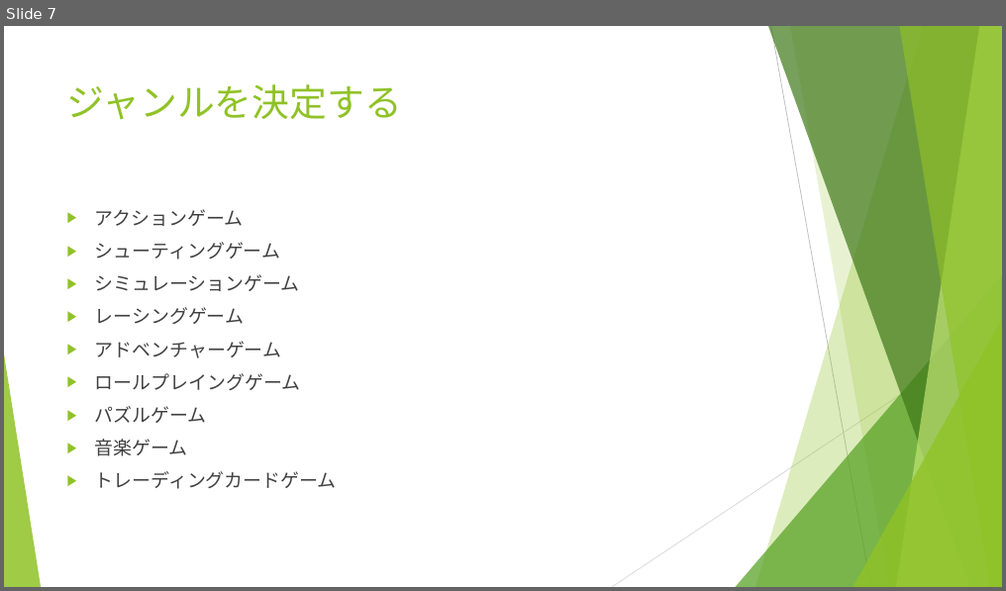
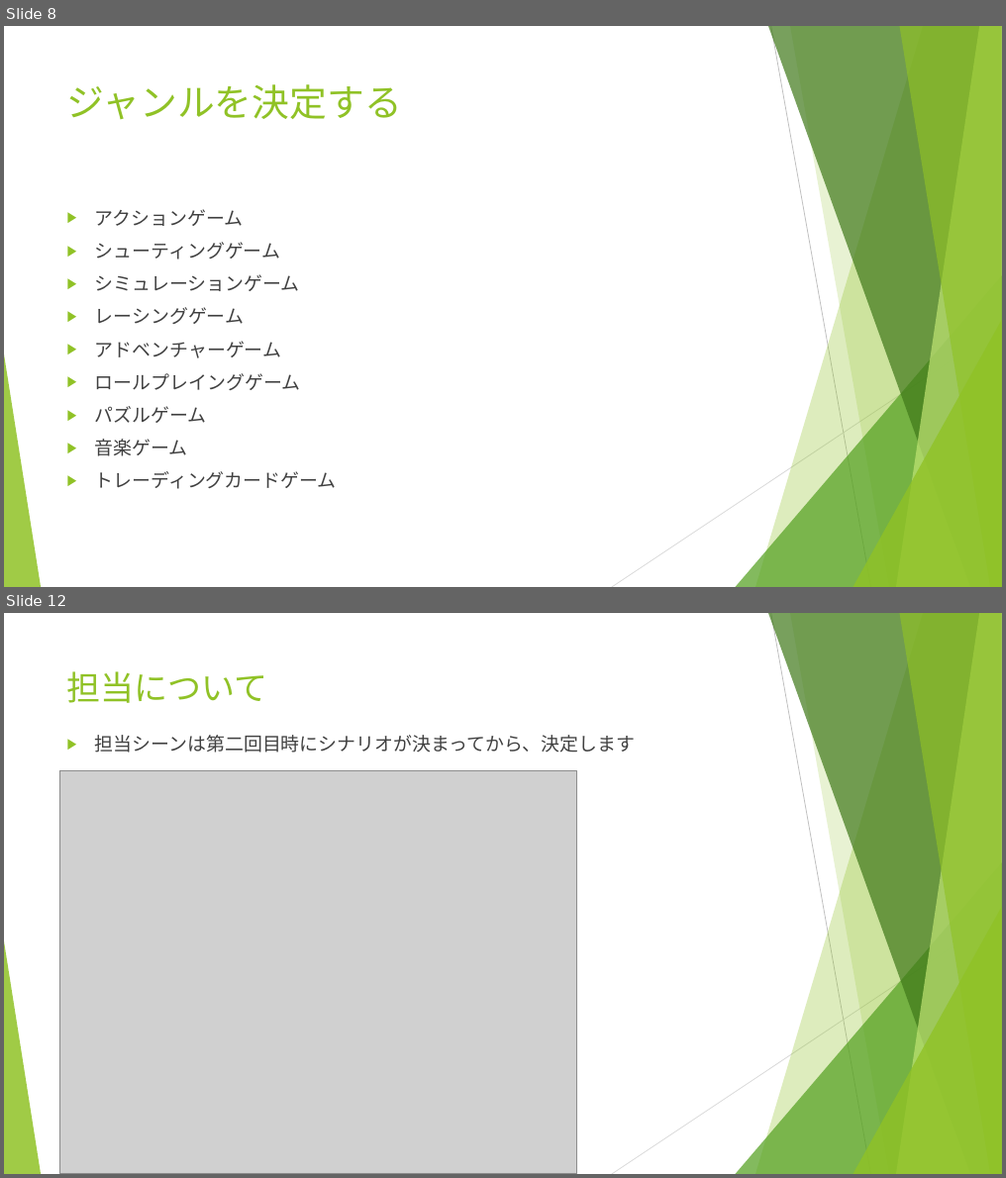
Before and after one commit to hirane/gameTraining, a slide deck: 99_研修資料/第一回/研修資料.pptx. Shown one above the other, each under a label of ours: slide 7 before the commit, slides 8 and 12 after it; the slides between them are not shown. The pictures are 1006x591 and 1006x1178 pixels, drawn with LibreOffice and Linux fonts; fonts in the diff are those of the drawing; grey boxes stand for pictures. Boxes give left, top, right and bottom in pixels: in the first picture for what was removed or moved away, otherwise in the second. Text is boxed around its words. In the diff, an @@ line names an element or a change of style, - is before the commit and + after.

```diff
--- a/99_研修資料/第一回/研修資料.pptx
+++ b/99_研修資料/第一回/研修資料.pptx
@@ slide 12 added at (4, 613, 1002, 1174), background #FFFFFF; not listed: 10 template elements that a slide beside it also shows @@
@@ title added at (67, 671, 268, 703), 32.4 pt, text #90C226 @@
+担当について
@@ text added at (95, 735, 635, 753), 18 pt, text #404040 @@
+▶ 担当シーンは第二回目時にシナリオが決まってから、決定します
@@ picture added at (59, 771, 576, 1174) @@
@@ what was slide 7 is now slide 8 @@
```
Also in this commit, not shown: 2 slides changed, 6 other slides added, 2 other files.
